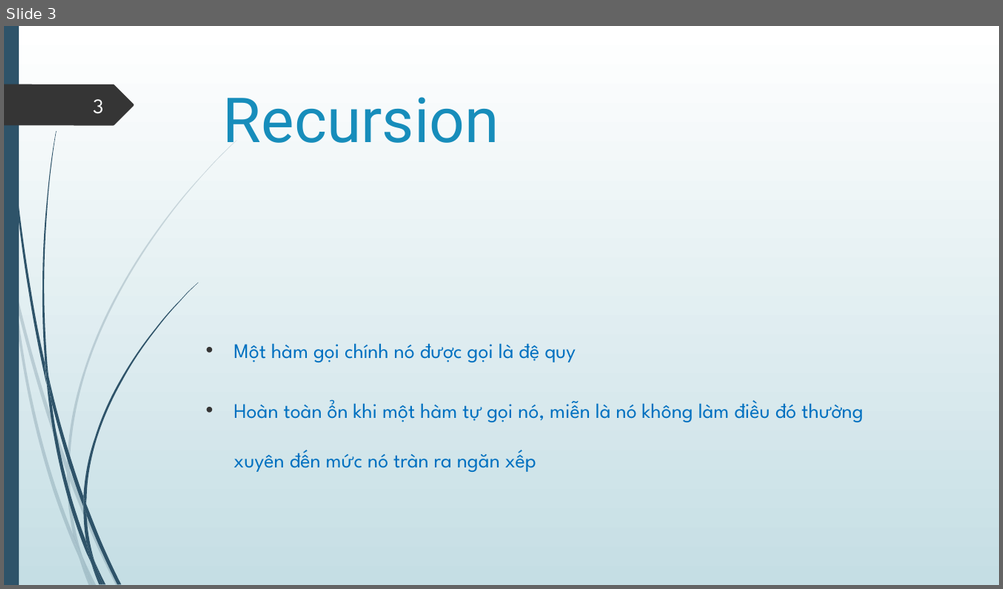
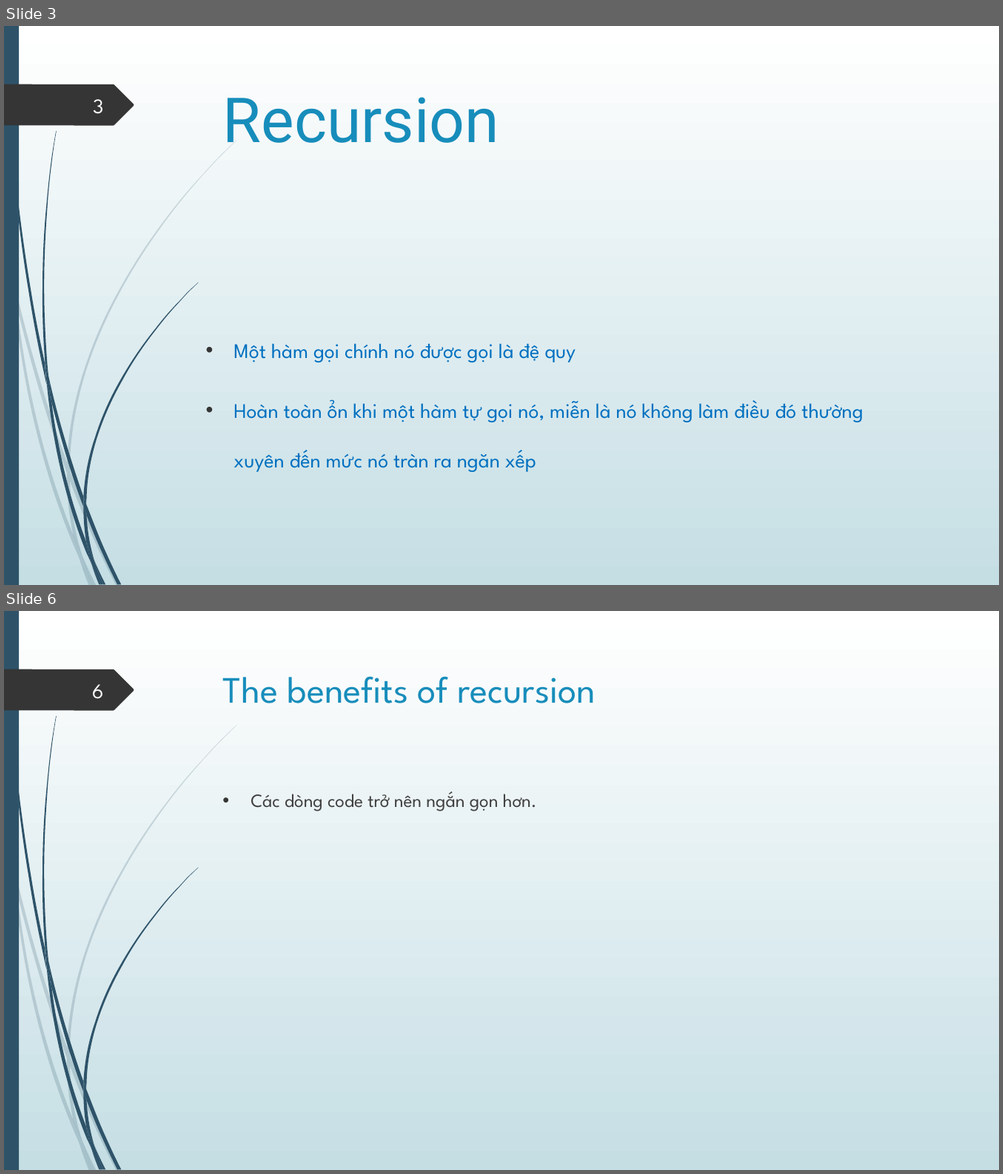
Before and after one commit to lionheartmettle/Bai-Tap-JS-TungNT72-, a slide deck: Slide/TungNT72.pptx. Shown one above the other, each under a label of ours: slide 3 before the commit, slides 3 and 6 after it; the slides between them are not shown. The pictures are 1003x589 and 1003x1174 pixels, drawn with LibreOffice and Linux fonts; fonts in the diff are those of the drawing. Boxes give left, top, right and bottom in pixels: in the first picture for what was removed or moved away, otherwise in the second. Text is boxed around its words. In the diff, an @@ line names an element or a change of style, - is before the commit and + after.

```diff
--- a/Slide/TungNT72.pptx
+++ b/Slide/TungNT72.pptx
@@ slide 6 added at (4,611,999,1170), background gradient #FFFFFF to #C5DEE5; not listed: 24 template elements that a slide beside it also shows @@
@@ title added at (223,676,595,703), 36 pt, text #178DBB @@
+The benefits of recursion
@@ page number added at (92,684,103,699), 20 pt, text #FEFFFF @@
+6
@@ text added at (250,792,537,812), 18 pt, text #404040 @@
+• Các dòng code trở nên ngắn gọn hơn.
```
Also in this commit, not shown: 1 slide changed, 4 other slides added, 10 other files.
